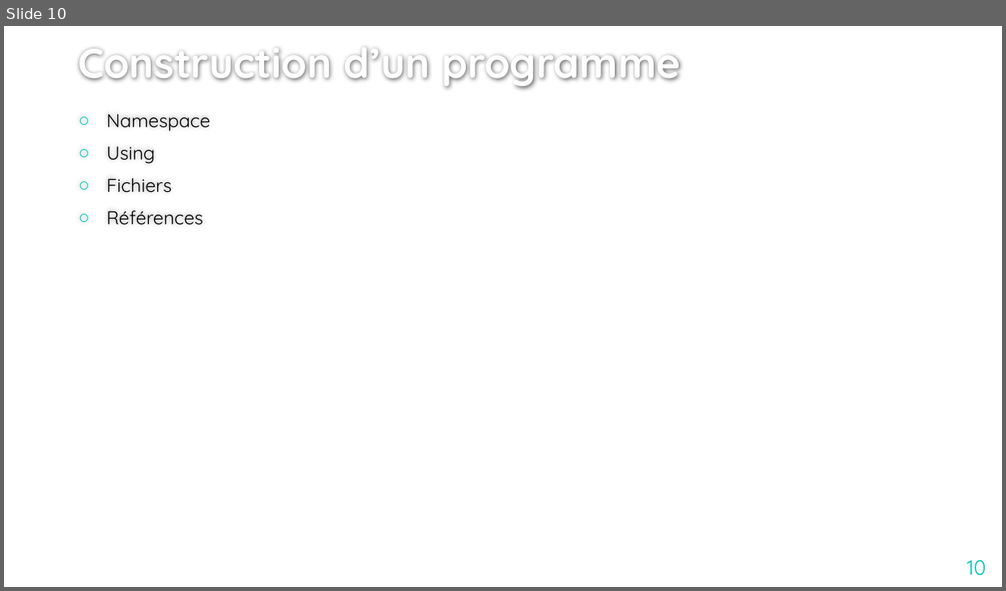
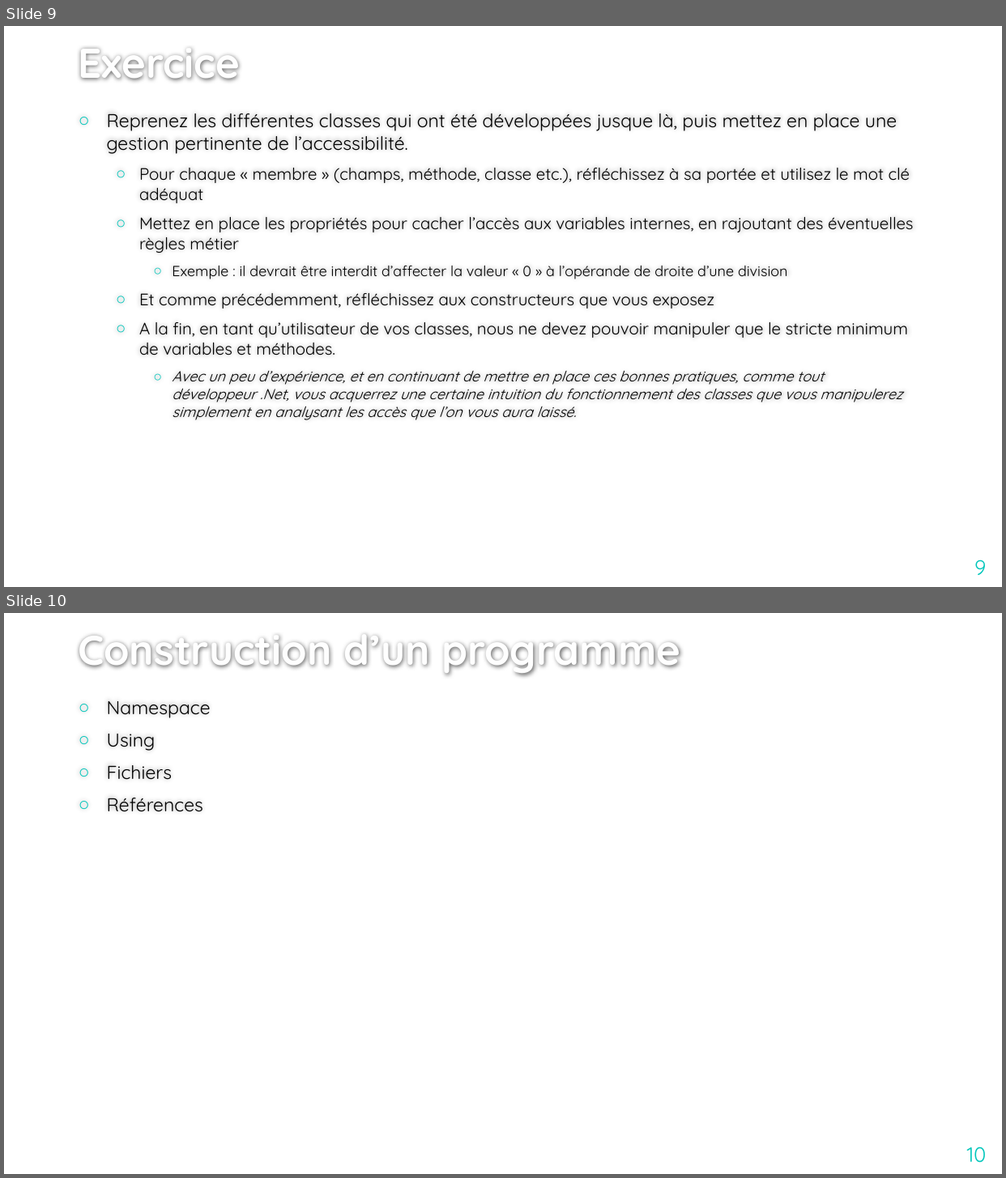
Before and after one commit to jcchalte/PresentationsCCI, a slide deck: C#/Cours 3/Introduction au développement Web en ASP - 3.pptx. Shown one above the other, each under a label of ours: slide 10 before the commit, slides 9 and 10 after it. The pictures are 1006x591 and 1006x1178 pixels, drawn with LibreOffice and Linux fonts; fonts in the diff are those of the drawing; background and template pictures are left out. Boxes give left, top, right and bottom in pixels: in the first picture for what was removed or moved away, otherwise in the second. Text is boxed around its words. In the diff, an @@ line names an element or a change of style, - is before the commit and + after.

Commit message:
Corrections diverses + exemples Cours 2 SQL et Cours 3 C#

```diff
--- a/C#/Cours 3/Introduction au développement Web en ASP - 3.pptx
+++ b/C#/Cours 3/Introduction au développement Web en ASP - 3.pptx
@@ slide 9 added at box(4, 26, 1002, 587), background #FFFFFF @@
@@ title added at box(78, 48, 240, 81), 40 pt, text #FEFEFE, bold @@
+Exercice
@@ text added at box(107, 113, 913, 420), 16 pt, text #000000 @@
+○ Reprenez les différentes classes qui ont été développées jusque là, puis mettez en place une gestion pertinente de l’accessibilité.
+  ○ Pour chaque « membre » (champs, méthode, classe etc.), réfléchissez à sa portée et utilisez le mot clé adéquat
+  ○ Mettez en place les propriétés pour cacher l’accès aux variables internes, en rajoutant des éventuelles règles métier
+    ○ Exemple : il devrait être interdit d’affecter la valeur « 0 » à l’opérande de droite d’une division
+  ○ Et comme précédemment, réfléchissez aux constructeurs que vous exposez
+  ○ A la fin, en tant qu’utilisateur de vos classes, nous ne devez pouvoir manipuler que le stricte minimum de variables et méthodes.
+    ○ Avec un peu d’expérience, et en continuant de mettre en place ces bonnes pratiques, comme tout développeur .Net, vous acquerrez une certaine intuition du fonctionnement des classes que vous manipulerez simplement en analysant les accès que l’on vous aura laissé.
@@ page number added at box(974, 560, 986, 575), 20 pt, text #00C6BB @@
+9
```
Also in this commit, not shown: 2 slides changed, 2 other slides added, 1 slide removed, 7 other files.
